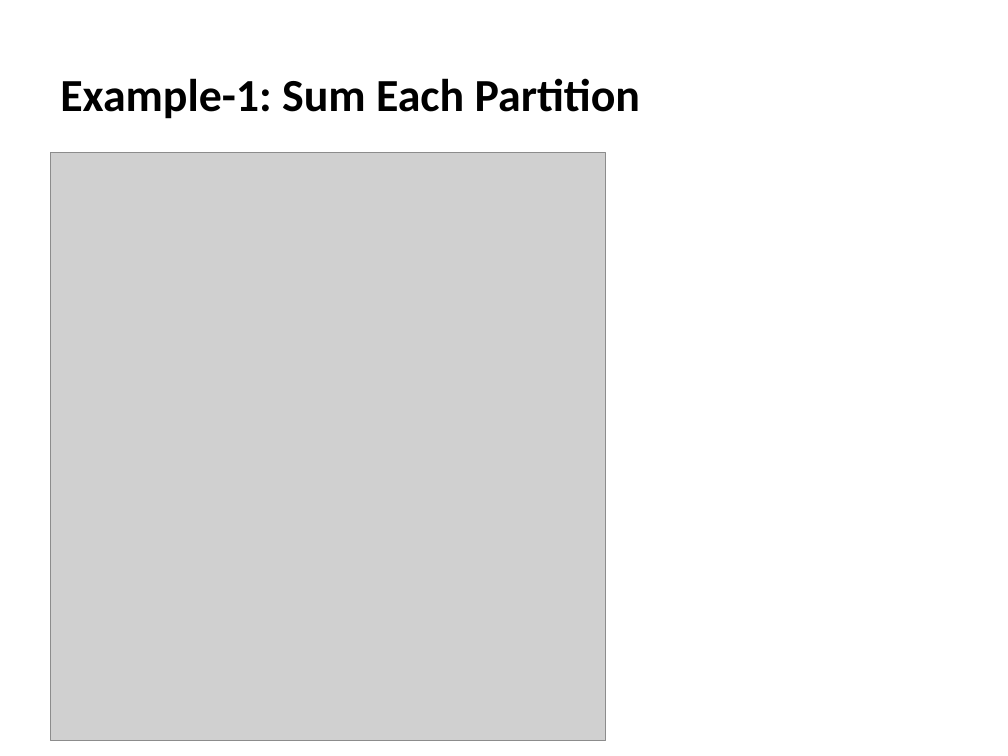
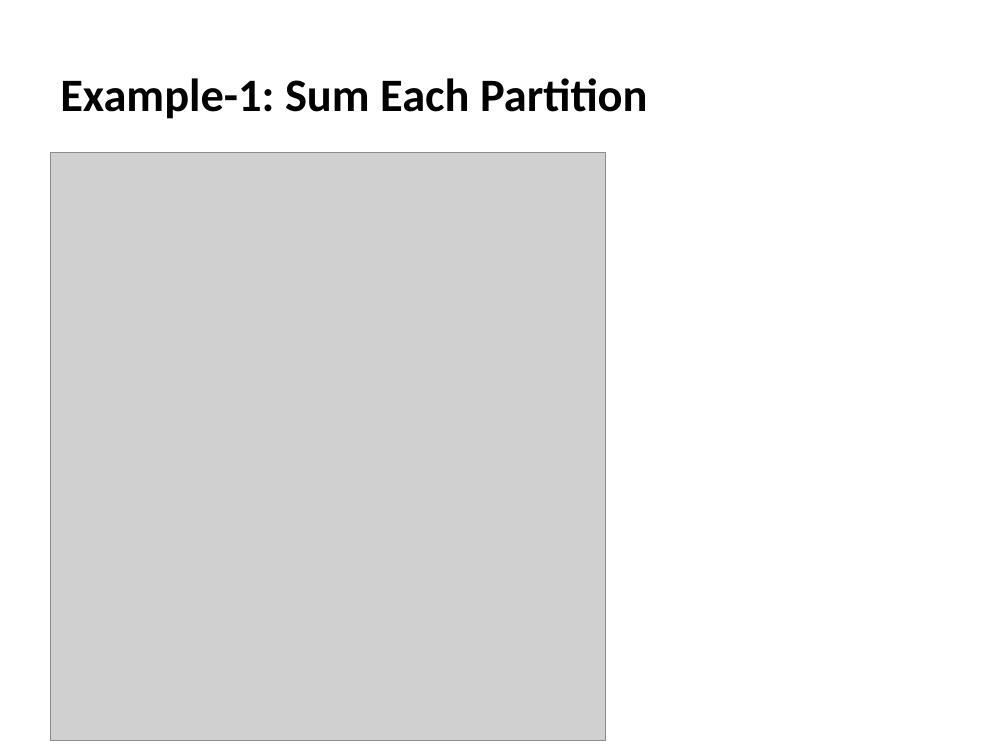
Before and after one commit to falcon-sky/pyspark-nlp, a slide deck: slide 16 of day3/PysparkRDD.pptx. Drawn at 1008x756 pixels with LibreOffice and Linux fonts; fonts in the diff are those of the drawing; grey boxes stand for pictures. Boxes give left, top, right and bottom in pixels: in the first picture for what was removed or moved away, otherwise in the second. Text is boxed around its words. In the diff, an @@ line names an element or a change of style, - is before the commit and + after.

```diff
--- a/day3/PysparkRDD.pptx
+++ b/day3/PysparkRDD.pptx
@@ text "Example-1: Sum Each Partition" at box(60, 78, 648, 119): size 32.8 to 33.2 pt @@
```
Also in this commit, not shown: 6 other slides changed, 8 other files.
